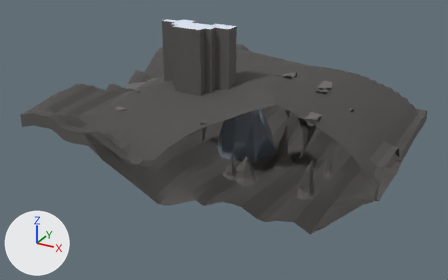
Before and after pictures for a commit that changed the glTF model assets/models/glb/DF-04.glb.
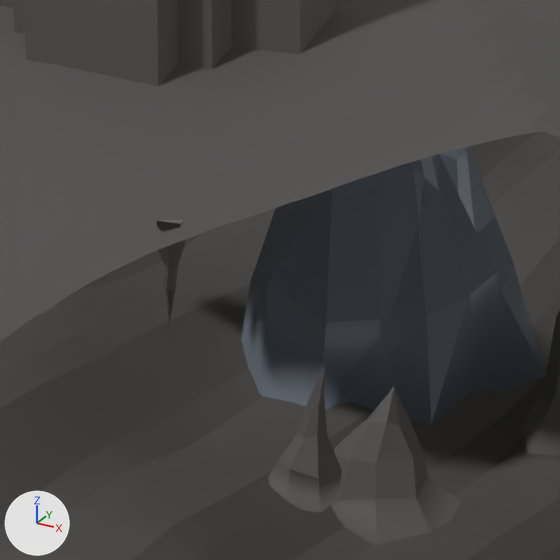
The first picture shows the older version from a 50 mm camera at (80.4, -159.2, 81.5) aimed at (-2.9, -7.7, 5.7). The close-ups show the older and then the newer version on the part from 38% to 63% of the width and 28% to 68% of the height of that picture. Only the edits that show in the close-ups are written down. The lights are fixed; the arrows at lower left show +X, +Y and +Z. Everything nearer to the camera than a plane just in front of the edit is cut away. Vertices at exactly the same position are counted once.

The first close-up shows 'CavernColumns', 'CavernFloor', 'CavernShaft', 'CavernStalactites', 'CavernStalagmites', 'CavernVault', 'DistrictSignature'.
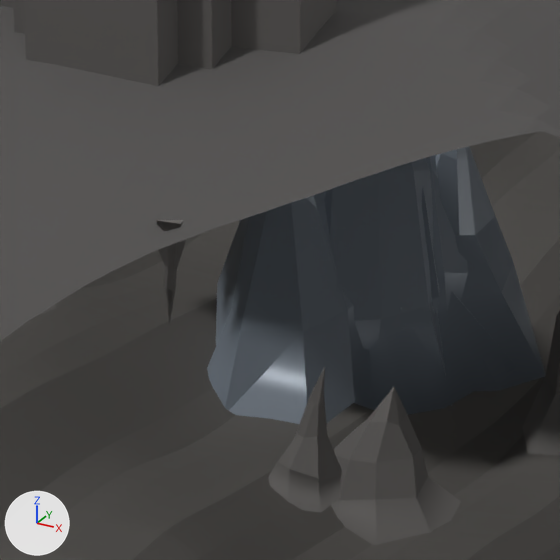
Where the newer file only moved an object's origin or applied its transform, the numbers keep the older frame.

Edits to the scene script, one JSON object a line:
```json
{"block": "me_districtsignature", "where": "# used by ob_districtsignature; location = (-2.14, 6.36, 12.31)"}
{"op": "remove", "block": "me_districtsignature", "code": "me_districtsignature.from_pydata(...)  # 333 vertices, 630 faces; spans x -11.7..11.7, y -15.5..15.5, z -14.0..14.0"}
{"op": "add", "block": "me_districtsignature", "code": "me_districtsignature.from_pydata(...)  # 333 vertices, 630 faces; spans x -11.7..11.7, y -18.5..15.5, z -14.0..13.8"}
{"block": "me_districtsignature", "change": "me_districtsignature part 1: the loose piece of 37 vertices spanning x -0.4..11.0, y -12.6..-0.8, z -13.5..14.0 is scaled about its middle by (0.998, 0.999, 0.968), then moved by (-5.1, -6.0, 0.0)"}
```

Changed parts and their boxes (x1, y1, x2, y2) in the close-ups (560 x 560 px; the box of a moved part takes in the faces that stretch with it):
```json
{"object": "DistrictSignature", "change": "reshaped", "before": [241, 146, 546, 424], "after": [207, 146, 546, 424], "on screen": "11% wider"}
{"part": 1, "of": "me_districtsignature", "change": "moved or reshaped", "before": [421, 154, 498, 424], "after": [207, 194, 366, 424]}
```
